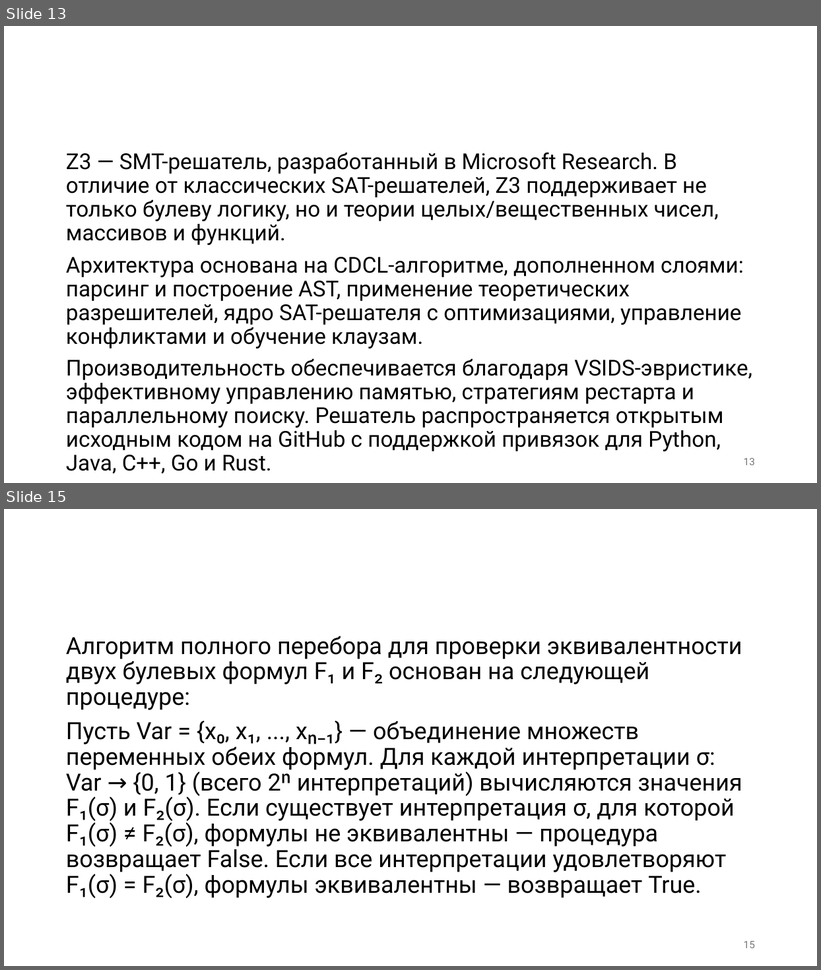
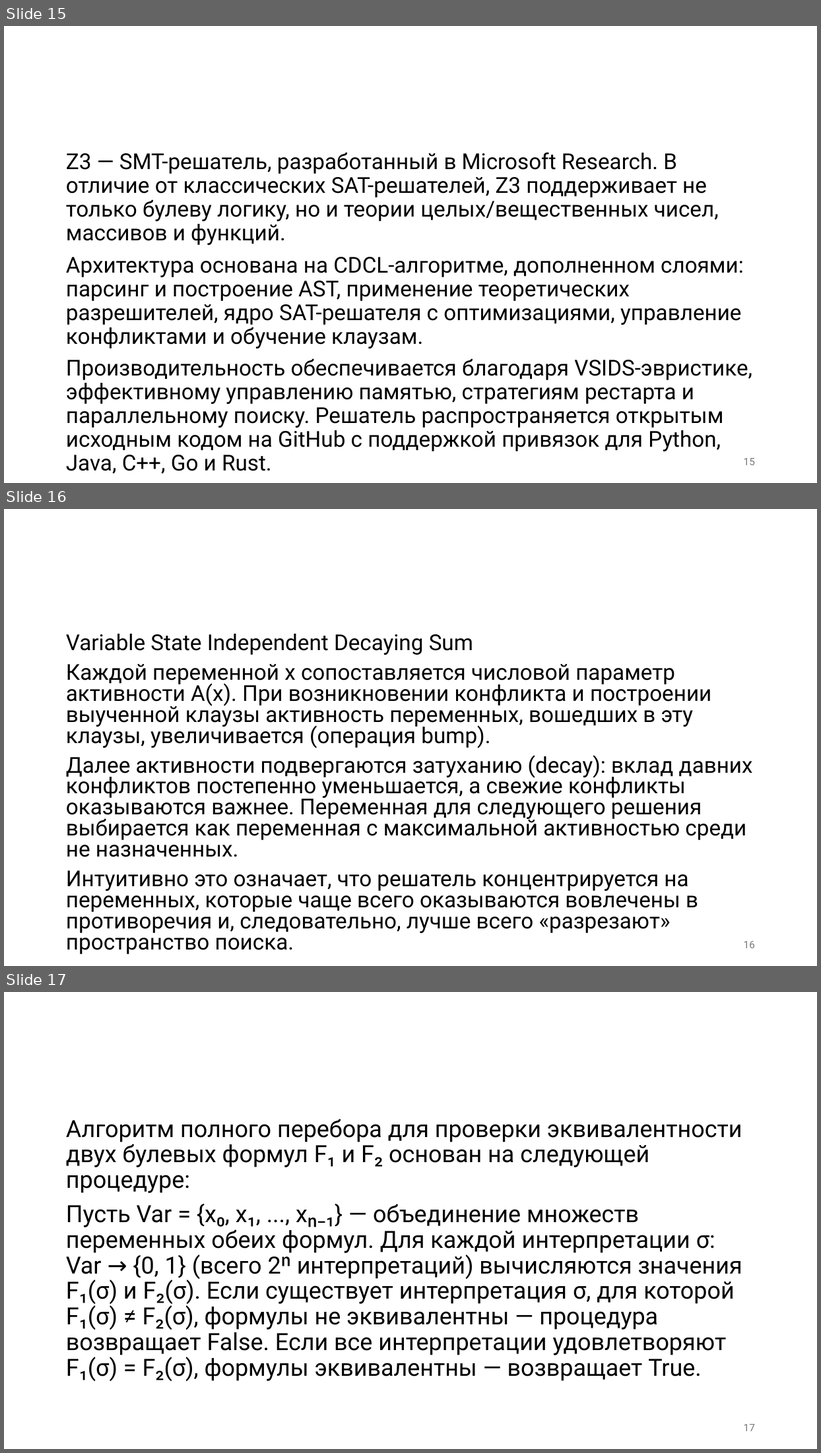
Before and after one commit to PlatonBarchenkov/SAT_Solver, a slide deck: SAT-решатели (презентация).pptx. Shown one above the other, each under a label of ours: slides 13 and 15 before the commit, slides 15, 16 and 17 after it; the slides between them are not shown. The pictures are 821x970 and 821x1453 pixels, drawn with LibreOffice and Linux fonts; fonts in the diff are those of the drawing; background and template pictures are left out. Boxes give left, top, right and bottom in pixels: in the first picture for what was removed or moved away, otherwise in the second. Text is boxed around its words. In the diff, an @@ line names an element or a change of style, - is before the commit and + after.

```diff
--- a/SAT-решатели (презентация).pptx
+++ b/SAT-решатели (презентация).pptx
@@ slide 16 added at bbox=[4, 509, 817, 966], background picture (left out) @@
@@ title added at bbox=[16, 509, 817, 570], 44 pt, text #FFFFFF @@
+VSIDS-эвристика
@@ text added at bbox=[66, 634, 753, 955], 25.9 pt, text #000000 @@
+Variable State Independent Decaying Sum
+Каждой переменной x сопоставляется числовой параметр активности A(x). При возникновении конфликта и построении выученной клаузы активность переменных, вошедших в эту клаузы, увеличивается (операция bump).
+Далее активности подвергаются затуханию (decay): вклад давних конфликтов постепенно уменьшается, а свежие конфликты оказываются важнее. Переменная для следующего решения выбирается как переменная с максимальной активностью среди не назначенных.
+Интуитивно это означает, что решатель концентрируется на переменных, которые чаще всего оказываются вовлечены в противоречия и, следовательно, лучше всего «разрезают» пространство поиска.
@@ page number added at bbox=[744, 941, 755, 949], 12 pt, text #797979 @@
+16
@@ what was slide 13 is now slide 15 @@
@@ page number at bbox=[744, 458, 755, 466]: text changed @@
-13
+15
@@ what was slide 15 is now slide 17 @@
@@ page number at bbox=[744, 1424, 755, 1432]: text changed @@
-15
+17
```
Also in this commit, not shown: 6 slides changed, 5 other slides added, 3 other files.
